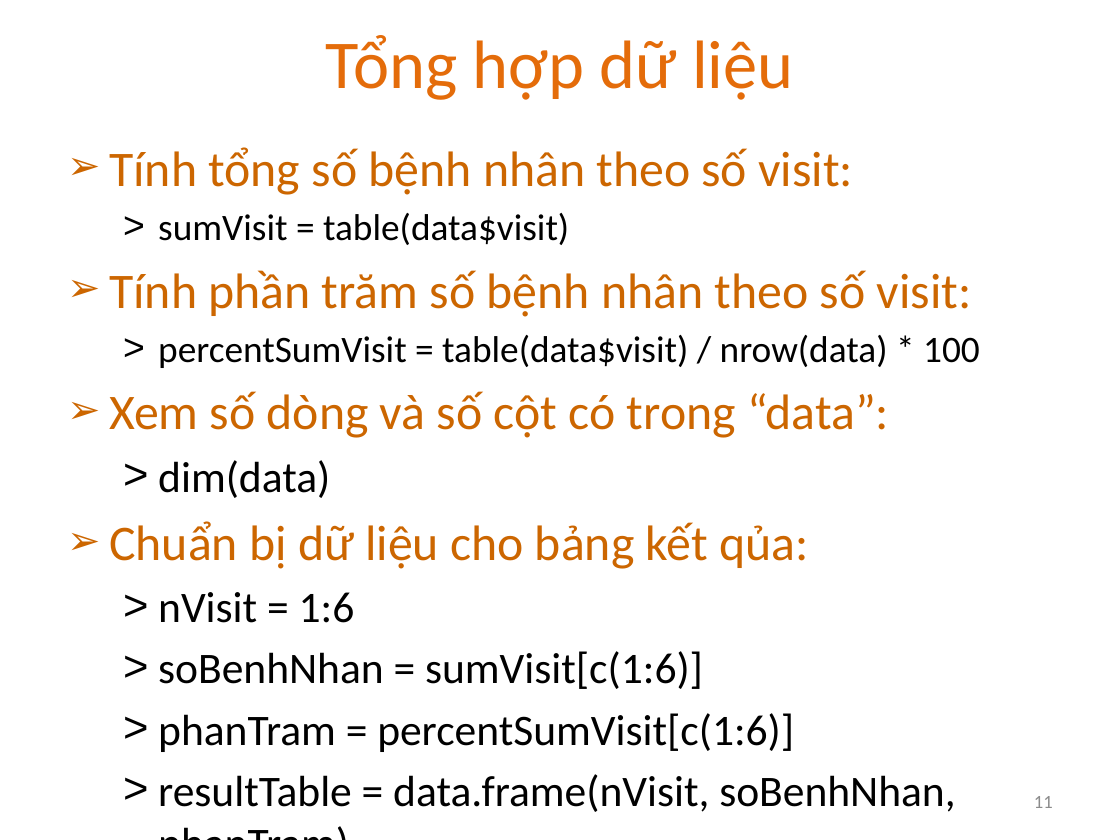
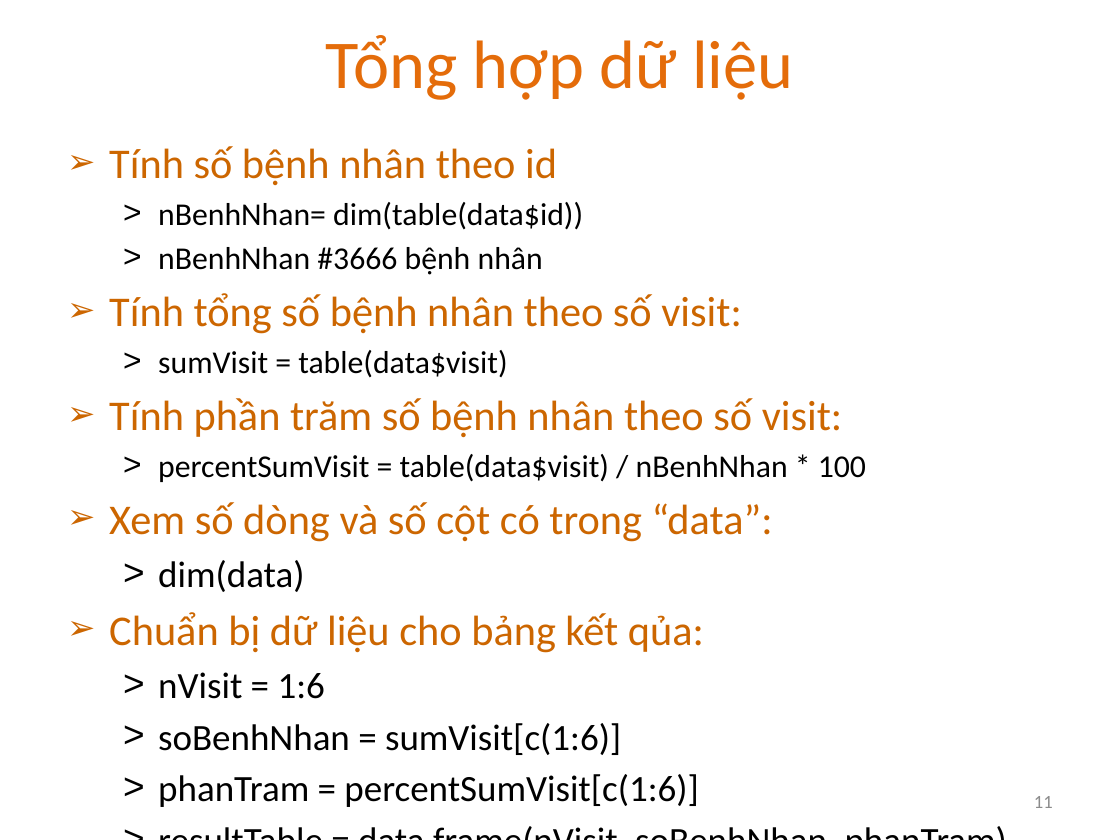
Before and after one commit to phantichdulieu/phantichdulieukhoahoc, a slide deck: slide 11 of huong-dan-thuc-hanh/Ngay01_HuongDanThucHanh_CauHoi3.pptx. Drawn at 1120x840 pixels with LibreOffice and Linux fonts; fonts in the diff are those of the drawing. Boxes give left, top, right and bottom in pixels: in the first picture for what was removed or moved away, otherwise in the second. Text is boxed around its words. In the diff, an @@ line names an element or a change of style, - is before the commit and + after.

```diff
--- a/huong-dan-thuc-hanh/Ngay01_HuongDanThucHanh_CauHoi3.pptx
+++ b/huong-dan-thuc-hanh/Ngay01_HuongDanThucHanh_CauHoi3.pptx
@@ text at (109, 146, 583, 275): paragraphs added @@
+➢ Tính số bệnh nhân theo id
+  ˃ nBenhNhan= dim(table(data$id))
+  ˃ nBenhNhan #3666 bệnh nhân
@@ text at (109, 293, 843, 807): size 32 to 27.2 pt in "Tính tổng số bệnh nhân theo số ...", "Tính phần trăm số bệnh nhân theo ...", "Xem số dòng và số cột có ...", "Chuẩn bị dữ liệu cho bảng kết ..."; size 24 to 20.4 pt in "sumVisit = table(data$visit)"; size 28 to 23.8 pt in "dim(data)", "nVisit = 1:6", "soBenhNhan = sumVisit[c(1:6)]", "phanTram = percentSumVisit[c(1:6)]" and 1 more places @@
@@ text at (158, 454, 866, 482): text changed; size 24 to 20.4 pt @@
-  > percentSumVisit = table(data$visit) / nrow(data) * 100
+  > percentSumVisit = table(data$visit) / nBenhNhan * 100
```
Also in this commit, not shown: 1 other slide changed, 1 other file.
